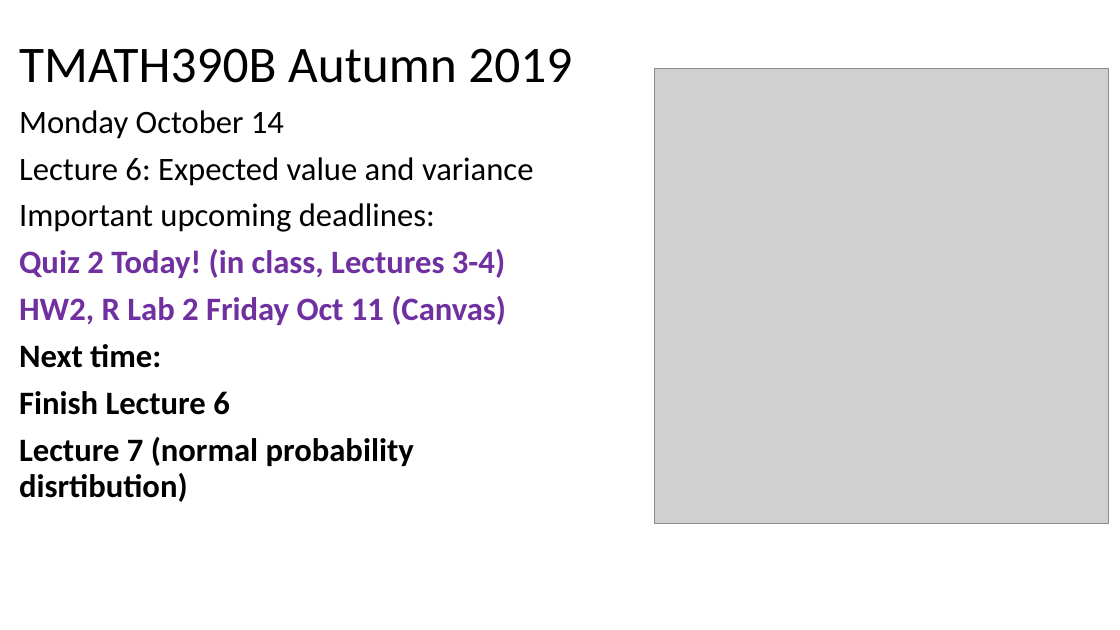
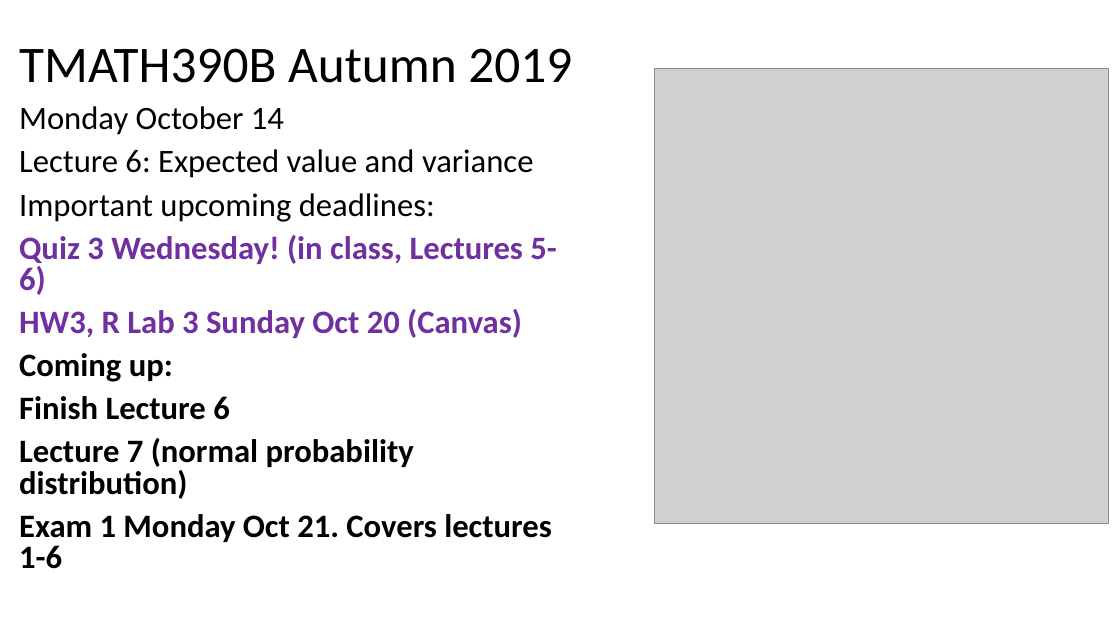
Before and after one commit to mkenn/TMATH390R, a slide deck: slide 8 of TMATH390InClassRProj/TMATH390Au19MW_DailyAgenda.pptx. Drawn at 1120x630 pixels with LibreOffice and Linux fonts; fonts in the diff are those of the drawing; grey boxes stand for pictures. Boxes give left, top, right and bottom in pixels: in the first picture for what was removed or moved away, otherwise in the second. Text is boxed around its words. In the diff, an @@ line names an element or a change of style, - is before the commit and + after.

```diff
--- a/TMATH390InClassRProj/TMATH390Au19MW_DailyAgenda.pptx
+++ b/TMATH390InClassRProj/TMATH390Au19MW_DailyAgenda.pptx
@@ text at (x1=19, y1=106, x2=534, y2=420): line spacing 0.9 to 0.8 @@
@@ text at (x1=19, y1=235, x2=557, y2=382): text changed @@
-Quiz 2 Today! (in class, Lectures 3-4)
-HW2, R Lab 2 Friday Oct 11 (Canvas)
-Next time:
+Quiz 3 Wednesday! (in class, Lectures 5-6)
+HW3, R Lab 3 Sunday Oct 20 (Canvas)
+Coming up:
@@ text at (x1=19, y1=438, x2=552, y2=569): text changed @@
-Lecture 7 (normal probability disrtibution)
+Lecture 7 (normal probability distribution)
+Exam 1 Monday Oct 21. Covers lectures 1-6
```
Also in this commit, not shown: 2 other slides changed.
